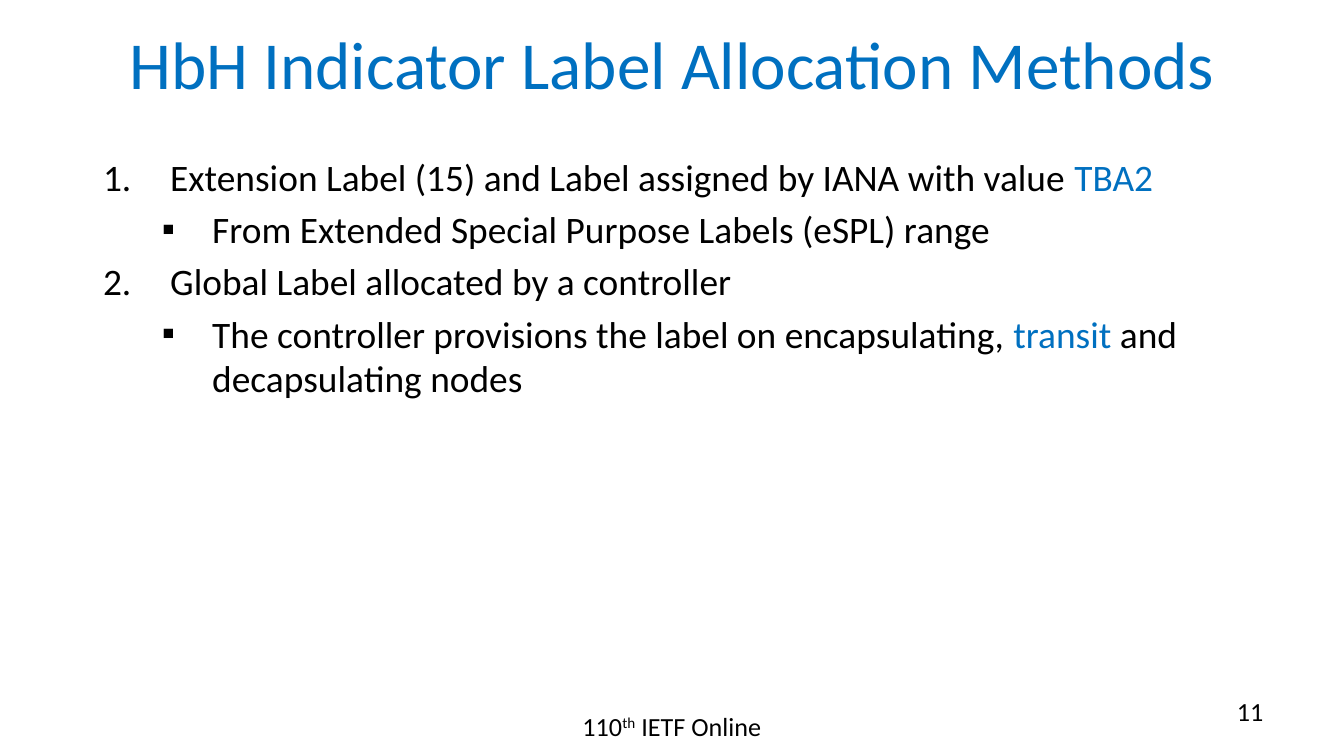
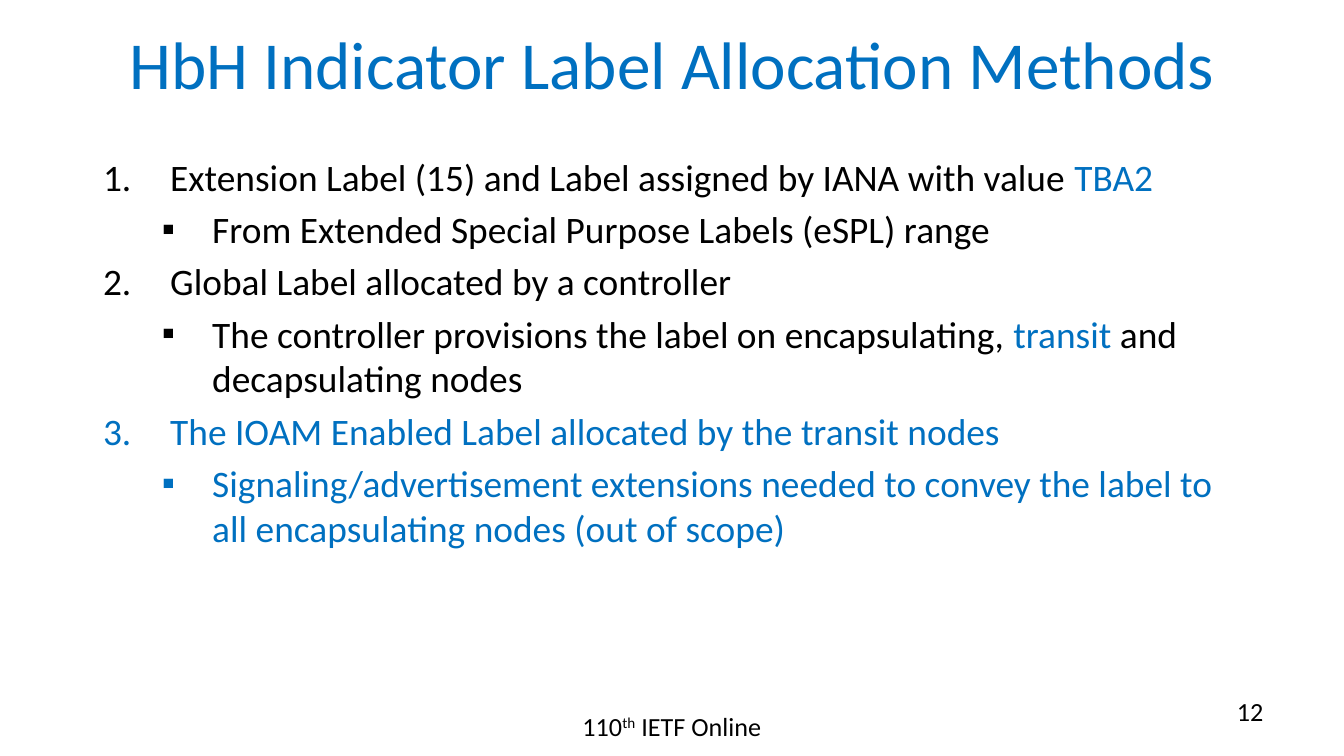
Before and after one commit to rakgandhi/ietf-slides, a slide deck: slide 12 of draft-gandhi-mpls-ioam-sr-05.pptx (slide 11 before the commit). Drawn at 1344x756 pixels with LibreOffice and Linux fonts; fonts in the diff are those of the drawing. Boxes give left, top, right and bottom in pixels: in the first picture for what was removed or moved away, otherwise in the second. Text is boxed around its words. In the diff, an @@ line names an element or a change of style, - is before the commit and + after.

```diff
--- a/draft-gandhi-mpls-ioam-sr-05.pptx
+++ b/draft-gandhi-mpls-ioam-sr-05.pptx
@@ text at (170, 419, 1212, 549): paragraphs added @@
+3. The IOAM Enabled Label allocated by the transit nodes
+  ▪ Signaling/advertisement extensions needed to convey the label to all encapsulating nodes (out of scope)
@@ page number at (1237, 704, 1263, 721): text changed @@
-11
+12
```
Also in this commit, not shown: 4 other slides changed, 2 slides added, 1 other file.
